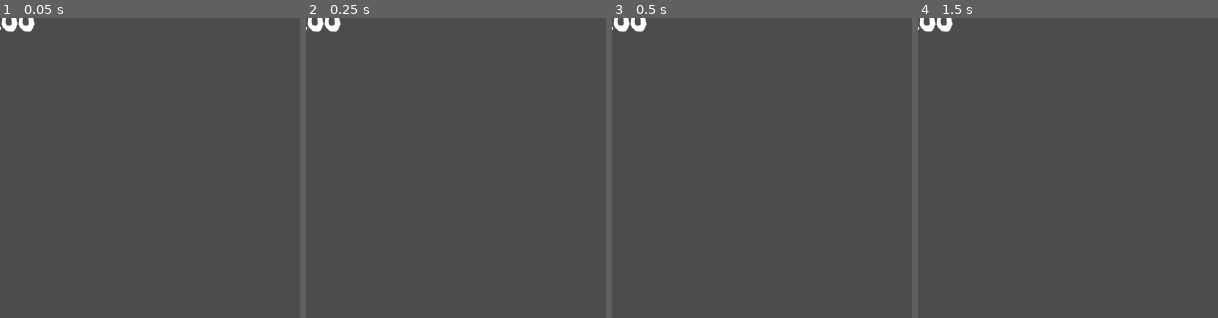
Above: before the commit, frames 1-4 (left to right).
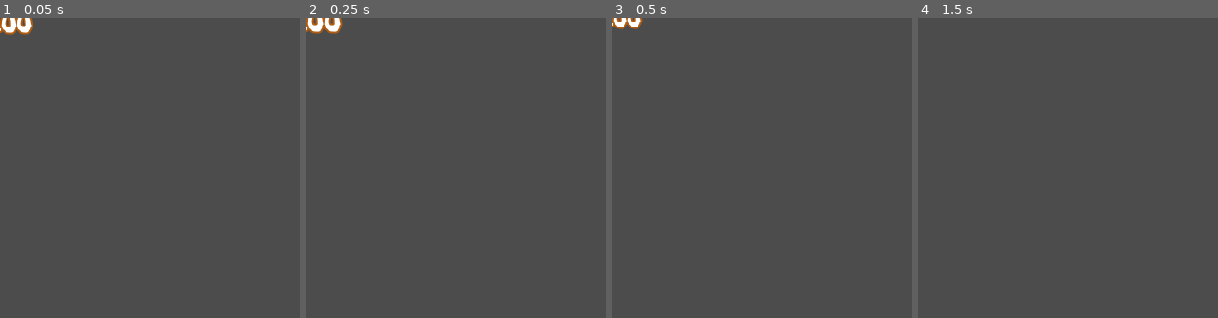
Above: after the commit, the same moments.

Repository: doctor-g/LD52
Game: Godot game, scene res://UI/ScoreFeedbackPopup.tscn
Two runs of this game, one before a commit and one after it. Both use one fixed random seed, a clock stepped at 60 frames per second and the inputs below. This scene is started directly instead of the project's main scene.
Inputs:
- Up to frame 1 (0.05 s): no input
- Up to frame 2 (0.25 s): no input
- Up to frame 3 (0.5 s): no input
- Up to frame 4 (1.5 s): hold Right (right) 0.53-1.28 s; tap Enter at 1.25 s; hold S (down) from 1.28 s (still down)
The pictures show only the part of the screen within x 0-50%, y 0-50%; the shares and areas given below are measured in that part.

The runs differ from the first frame. In frame 1, 0.4% of the frame differs, in the area x 0-12%, y 0-6%; in frame 2, 0.3%; in frame 3, 0.4%; in frame 4, 0.4%.

Commit message:
Improve popup feedback animation

Diff:
--- a/project/UI/HUD.gd
+++ b/project/UI/HUD.gd
@@ -1,4 +1,6 @@
 extends Control
+
+export var popup_variance = Vector2(50,10)
 
 var _displayed_score := 0.0
 
@@ -16,5 +18,9 @@
 	var popup_label := preload("res://UI/ScoreFeedbackPopup.tscn").instance()
 	$"%FeedbackLocation".add_child(popup_label)
 	popup_label.text = "+%d" % points
-	yield(get_tree().create_timer(0.5), "timeout")
-	popup_label.queue_free()
+
+	# To prevent them all showing up in the same place, we'll be a little
+	# variation into the initial positions.
+	var x = randf() * popup_variance.x - popup_variance.x/2
+	var y = randf() * popup_variance.y - popup_variance.y/2
+	popup_label.position = Vector2(x,y)
--- a/project/UI/ScoreFeedbackPopup.gd
+++ b/project/UI/ScoreFeedbackPopup.gd
@@ -4,3 +4,7 @@
 
 func _set_text(value:String)->void:
 	$Label.text = value
+
+
+func _on_AnimationPlayer_animation_finished(_anim_name):
+	queue_free()
--- a/project/UI/ScoreFeedbackPopup.tscn
+++ b/project/UI/ScoreFeedbackPopup.tscn
@@ -1,11 +1,68 @@
-[gd_scene load_steps=4 format=2]
+[gd_scene load_steps=6 format=2]
 
 [ext_resource path="res://FreckleFace-Regular.ttf" type="DynamicFontData" id=1]
 [ext_resource path="res://UI/ScoreFeedbackPopup.gd" type="Script" id=2]
 
 [sub_resource type="DynamicFont" id=1]
 size = 32
+outline_size = 2
+outline_color = Color( 0.690196, 0.364706, 0.0745098, 1 )
 font_data = ExtResource( 1 )
+
+[sub_resource type="Animation" id=2]
+resource_name = "AppearEffect"
+length = 0.7
+tracks/0/type = "value"
+tracks/0/path = NodePath("Label:rect_scale")
+tracks/0/interp = 1
+tracks/0/loop_wrap = true
+tracks/0/imported = false
+tracks/0/enabled = true
+tracks/0/keys = {
+"times": PoolRealArray( 0, 0.1, 0.7 ),
+"transitions": PoolRealArray( 1, 4.28709, 4.28709 ),
+"update": 0,
+"values": [ Vector2( 0.8, 0.8 ), Vector2( 1, 1 ), Vector2( 1e-05, 1e-05 ) ]
+}
+tracks/1/type = "value"
+tracks/1/path = NodePath("Label:rect_position")
+tracks/1/interp = 1
+tracks/1/loop_wrap = true
+tracks/1/imported = false
+tracks/1/enabled = true
+tracks/1/keys = {
+"times": PoolRealArray( 0, 0.1, 0.7 ),
+"transitions": PoolRealArray( 1, 4.43828, 4.43828 ),
+"update": 0,
+"values": [ Vector2( -28, -13 ), Vector2( -28, -18 ), Vector2( -28, -36 ) ]
+}
+
+[sub_resource type="Animation" id=3]
+length = 0.001
+tracks/0/type = "value"
+tracks/0/path = NodePath("Label:rect_scale")
+tracks/0/interp = 1
+tracks/0/loop_wrap = true
+tracks/0/imported = false
+tracks/0/enabled = true
+tracks/0/keys = {
+"times": PoolRealArray( 0 ),
+"transitions": PoolRealArray( 1 ),
+"update": 0,
+"values": [ Vector2( 1, 1 ) ]
+}
+tracks/1/type = "value"
+tracks/1/path = NodePath("Label:rect_position")
+tracks/1/interp = 1
+tracks/1/loop_wrap = true
+tracks/1/imported = false
+tracks/1/enabled = true
+tracks/1/keys = {
+"times": PoolRealArray( 0 ),
+"transitions": PoolRealArray( 1 ),
+"update": 0,
+"values": [ Vector2( -28, -18 ) ]
+}
 
 [node name="ScoreFeedbackPopup" type="Node2D"]
 script = ExtResource( 2 )
@@ -15,6 +72,14 @@
 margin_top = -18.0
 margin_right = 35.0
 margin_bottom = 22.0
+rect_pivot_offset = Vector2( 31, 20 )
 custom_fonts/font = SubResource( 1 )
 text = "+100"
 align = 1
+
+[node name="AnimationPlayer" type="AnimationPlayer" parent="."]
+autoplay = "AppearEffect"
+anims/AppearEffect = SubResource( 2 )
+anims/RESET = SubResource( 3 )
+
+[connection signal="animation_finished" from="AnimationPlayer" to="." method="_on_AnimationPlayer_animation_finished"]
